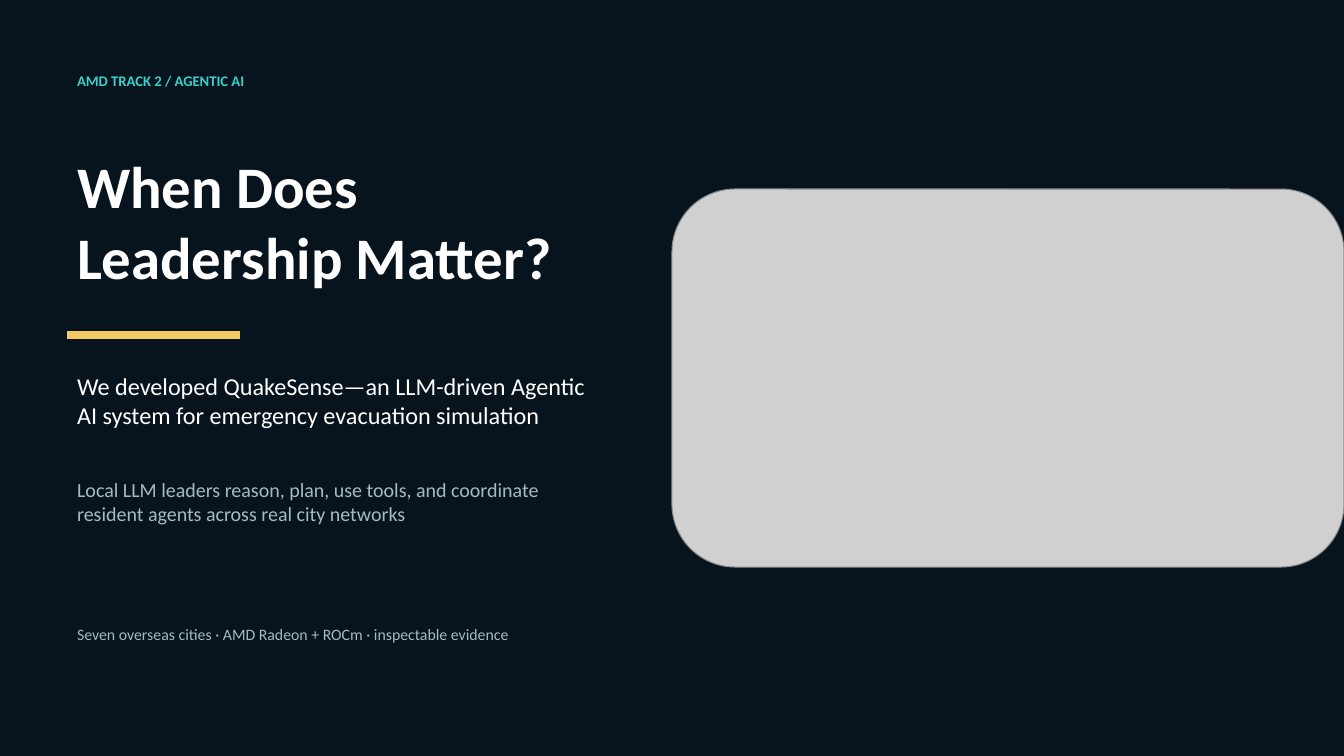
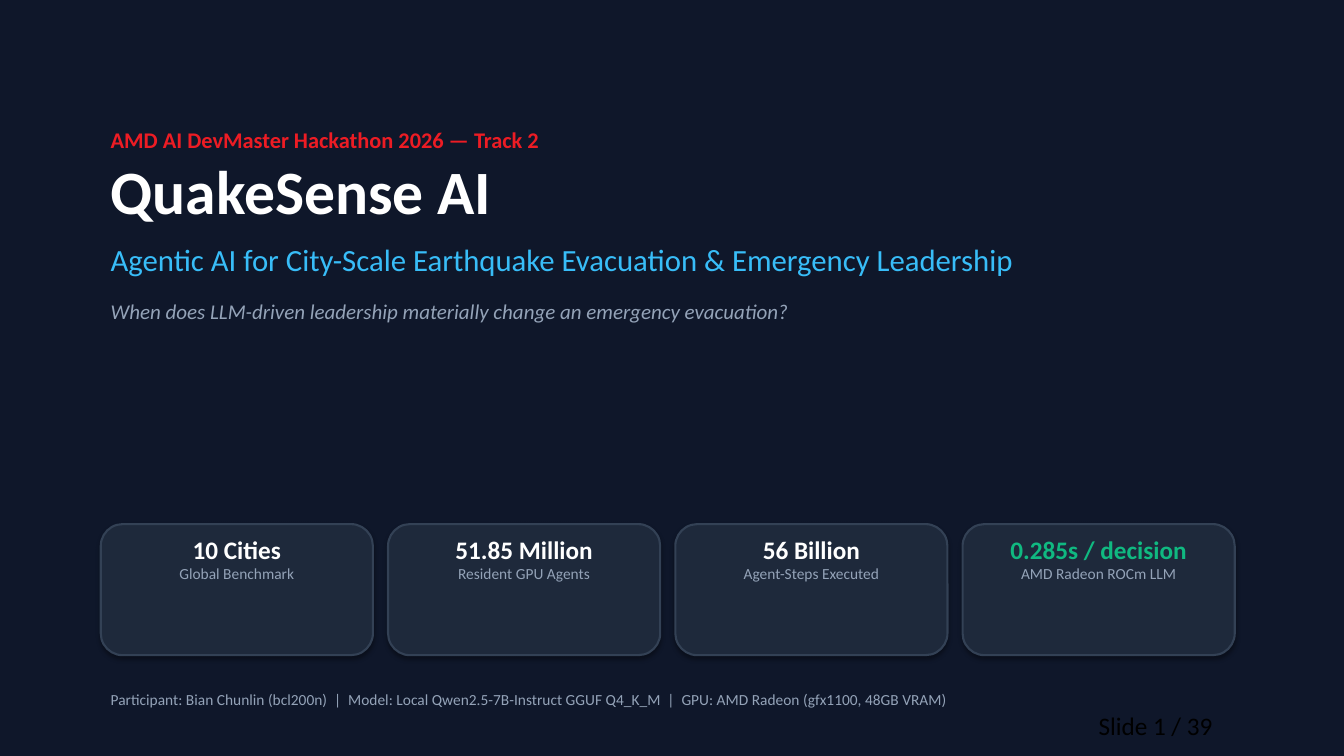
Before and after one commit to bcl200n/Radeon-hackathon-2026-07, a slide deck: slide 1 of submissions/track2-quakesense/docs/QuakeSense_AMD_Track2_Deck_EN.pptx. Drawn at 1344x756 pixels with LibreOffice and Linux fonts; fonts in the diff are those of the drawing; grey boxes stand for pictures. Boxes give left, top, right and bottom in pixels: in the first picture for what was removed or moved away, otherwise in the second. Text is boxed around its words. In the diff, an @@ line names an element or a change of style, - is before the commit and + after.

```diff
--- a/submissions/track2-quakesense/docs/QuakeSense_AMD_Track2_Deck_EN.pptx
+++ b/submissions/track2-quakesense/docs/QuakeSense_AMD_Track2_Deck_EN.pptx
@@ background #07141D to #FFFFFF @@
@@ rectangle added at bbox=[0, 0, 1344, 756], fill #0F172A @@
@@ text "AMD AI DevMaster Hackathon 2026 ..." at bbox=[111, 132, 1013, 323]: vertical alignment middle to top @@
@@ text at bbox=[111, 132, 1013, 323]: text changed; size 10.5 to 15 pt; text colour #38D1C9 to #94A3B8; bold off @@
-AMD TRACK 2 / AGENTIC AI
+AMD AI DevMaster Hackathon 2026 — Track 2
+QuakeSense AI
+Agentic AI for City-Scale Earthquake Evacuation & Emergency Leadership
+When does LLM-driven leadership materially change an emergency evacuation?
@@ text removed at bbox=[77, 166, 551, 289] @@
-When Does Leadership Matter?
@@ picture removed at bbox=[673, 190, 1344, 568] @@
@@ rectangle removed at bbox=[68, 332, 240, 338] @@
@@ text removed at bbox=[77, 378, 584, 428] @@
-We developed QuakeSense—an LLM-driven Agentic AI system for emergency evacuation simulation
@@ rounded rectangle added at bbox=[101, 524, 373, 655], fill #1E293B, outline #334155 1.5 pt @@
@@ text "51.85 Million" at bbox=[455, 541, 593, 582]: vertical alignment middle to top @@
@@ rounded rectangle added at bbox=[388, 524, 660, 655], fill #1E293B, outline #334155 1.5 pt @@
@@ rounded rectangle added at bbox=[676, 524, 948, 655], fill #1E293B, outline #334155 1.5 pt @@
@@ rounded rectangle added at bbox=[963, 524, 1235, 655], fill #1E293B, outline #334155 1.5 pt @@
@@ text added at bbox=[179, 541, 294, 579], 11 pt, text #94A3B8 @@
+10 Cities
+Global Benchmark
@@ text at bbox=[455, 541, 593, 582]: text changed; size 14.2 to 11 pt; text colour #A7BAC2 to #94A3B8 @@
-Local LLM leaders reason, plan, use tools, and coordinate resident agents across real city networks
+51.85 Million
+Resident GPU Agents
@@ text added at bbox=[744, 541, 879, 582], 11 pt, text #94A3B8 @@
+56 Billion
+Agent-Steps Executed
@@ text added at bbox=[1010, 541, 1186, 579], 11 pt, text #94A3B8 @@
+0.285s / decision
+AMD Radeon ROCm LLM
@@ text removed at bbox=[77, 629, 509, 643] @@
-Seven overseas cities · AMD Radeon + ROCm · inspectable evidence
@@ text added at bbox=[111, 694, 946, 708], 11 pt, text #94A3B8 @@
+Participant: Bian Chunlin (bcl200n) | Model: Local Qwen2.5-7B-Instruct GGUF Q4_K_M | GPU: AMD Radeon (gfx1100, 48GB VRAM)
```
Also in this commit, not shown: 5 other slides changed, 33 slides added, 15 slides removed, 1 other file.
